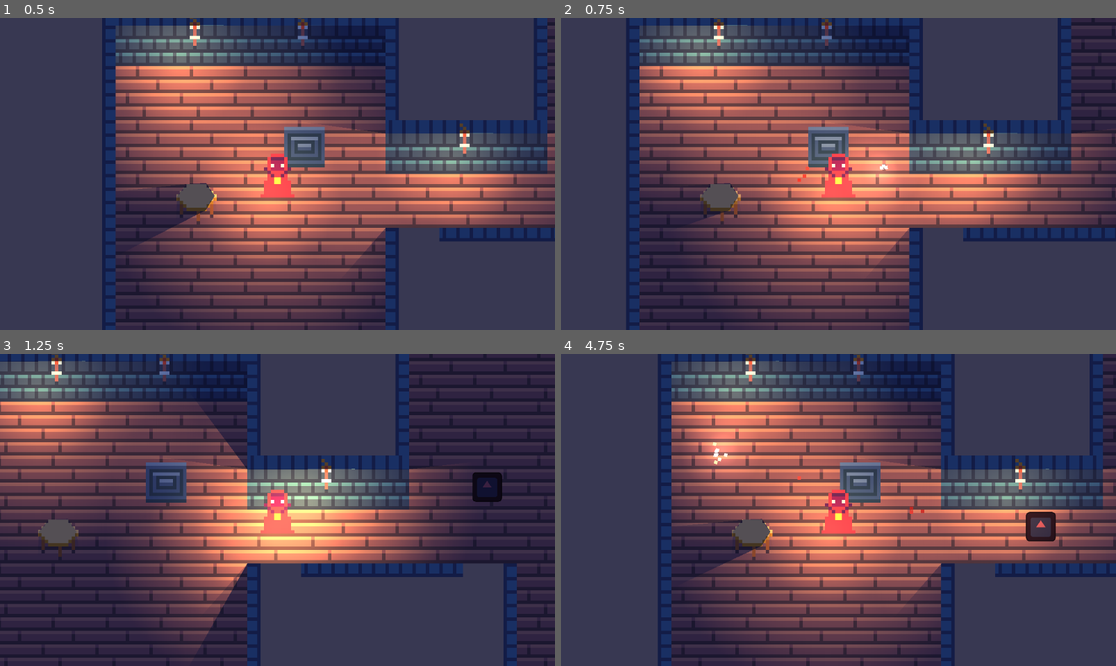
Above: before the commit, frames 1-4 (two rows, left to right).
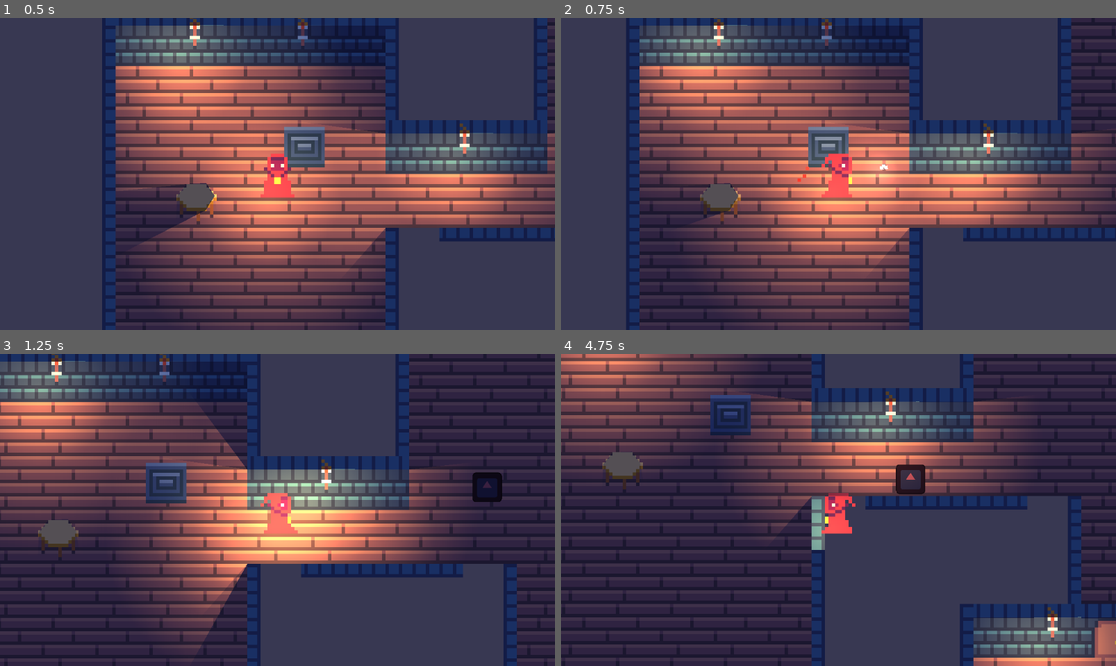
Above: after the commit, the same moments.

Repository: taborlin99/WizardStuff
Game: Godot game, scene res://scenes/main/main.tscn
Two runs of this game, one before a commit and one after it. Both use one fixed random seed, a clock stepped at 60 frames per second and the inputs below. The engine's default icon, where the game draws it, is replaced by a stand-in: a white triangle on a blue panel in a dark square.
Inputs (mouse positions are in pixels of both pictures, inside the frame that each line leads up to):
- Up to frame 1 (0.5 s): no input
- Up to frame 2 (0.75 s): tap Enter at 0.5 s; move the mouse to (960, 158) at 0.52 s; hold D (move_right) from 0.53 s (still down); click (960, 158) at 0.6 s
- Up to frame 3 (1.25 s): keep holding D (move_right)
- Up to frame 4 (4.75 s): move the mouse to (727, 525) at 1.27 s; release D (move_right) at 1.28 s; hold S (move_down) 1.28-2.03 s; click (727, 525) at 1.35 s; move the mouse to (894, 441) at 2.02 s; hold D (move_right) 2.03-2.78 s; click (894, 441) at 2.1 s; move the mouse to (810, 572) at 2.77 s; hold W (move_up) 2.78-3.53 s; click (810, 572) at 2.85 s; move the mouse to (1005, 556) at 3.52 s; hold A (move_left) from 3.53 s (still down); click (1005, 556) at 3.6 s; move the mouse to (672, 463) at 4.27 s; click (672, 463) at 4.35 s

Frame 1 is identical in both runs. In frame 2, 0.3% of the frame differs, in the area x 46-54%, y 43-58%; in frame 3, 5.1%; in frame 4, 70%, in the area x 0-100%, y 0-100%.

Commit message:
animation tweaked(state machine is RIP)

Diff:
--- a/scenes/main/main.tscn
+++ b/scenes/main/main.tscn
@@ -158,19 +158,19 @@
 0:2/0/occlusion_layer_0/polygon = SubResource("OccluderPolygon2D_a4dko")
 0:2/0/physics_layer_0/linear_velocity = Vector2(0, 0)
 0:2/0/physics_layer_0/angular_velocity = 0.0
-0:2/0/physics_layer_0/polygon_0/points = PackedVector2Array(-8, -8, 8, -8, 8, 8, -8, 8)
+0:2/0/physics_layer_0/polygon_0/points = PackedVector2Array(-8, -8, 8, -8, 8, 0, -8, 0)
 0:2/0/navigation_layer_0/polygon = SubResource("NavigationPolygon_4xgnf")
 1:2/0 = 0
 1:2/0/occlusion_layer_0/polygon = SubResource("OccluderPolygon2D_80x68")
 1:2/0/physics_layer_0/linear_velocity = Vector2(0, 0)
 1:2/0/physics_layer_0/angular_velocity = 0.0
-1:2/0/physics_layer_0/polygon_0/points = PackedVector2Array(-8, -8, 8, -8, 8, 8, -8, 8)
+1:2/0/physics_layer_0/polygon_0/points = PackedVector2Array(-8, -8, 8, -8, 8, 0, -8, 0)
 1:2/0/navigation_layer_0/polygon = SubResource("NavigationPolygon_f0tnw")
 2:2/0 = 0
 2:2/0/occlusion_layer_0/polygon = SubResource("OccluderPolygon2D_q34ac")
 2:2/0/physics_layer_0/linear_velocity = Vector2(0, 0)
 2:2/0/physics_layer_0/angular_velocity = 0.0
-2:2/0/physics_layer_0/polygon_0/points = PackedVector2Array(-8, 8, -8, -8, 8, -8, 8, 8)
+2:2/0/physics_layer_0/polygon_0/points = PackedVector2Array(-8, -8, 8, -8, 8, 0, -8, 0)
 2:2/0/navigation_layer_0/polygon = SubResource("NavigationPolygon_i67lj")
 3:2/0 = 0
 3:2/0/occlusion_layer_0/polygon = SubResource("OccluderPolygon2D_qqjqa")
@@ -181,25 +181,25 @@
 0:3/0/occlusion_layer_0/polygon = SubResource("OccluderPolygon2D_63yby")
 0:3/0/physics_layer_0/linear_velocity = Vector2(0, 0)
 0:3/0/physics_layer_0/angular_velocity = 0.0
-0:3/0/physics_layer_0/polygon_0/points = PackedVector2Array(-8, 8, -8, -8, 8, -8, 8, 8)
+0:3/0/physics_layer_0/polygon_0/points = PackedVector2Array(4, -8, 8, -8, 8, 8, 4, 8)
 0:3/0/navigation_layer_0/polygon = SubResource("NavigationPolygon_qis3l")
 1:3/0 = 0
 1:3/0/occlusion_layer_0/polygon = SubResource("OccluderPolygon2D_4bp5l")
 1:3/0/physics_layer_0/linear_velocity = Vector2(0, 0)
 1:3/0/physics_layer_0/angular_velocity = 0.0
-1:3/0/physics_layer_0/polygon_0/points = PackedVector2Array(-8, -8, 8, -8, 8, 8, -8, 8)
+1:3/0/physics_layer_0/polygon_0/points = PackedVector2Array(-8, -8, -4, -8, -4, 8, -8, 8)
 1:3/0/navigation_layer_0/polygon = SubResource("NavigationPolygon_u0kd1")
 2:3/0 = 0
 2:3/0/occlusion_layer_0/polygon = SubResource("OccluderPolygon2D_1t365")
 2:3/0/physics_layer_0/linear_velocity = Vector2(0, 0)
 2:3/0/physics_layer_0/angular_velocity = 0.0
-2:3/0/physics_layer_0/polygon_0/points = PackedVector2Array(-8, -8, 8, -8, 8, 8, -8, 8)
+2:3/0/physics_layer_0/polygon_0/points = PackedVector2Array(-8, -8, 8, -8, 8, 0, -8, 0)
 2:3/0/navigation_layer_0/polygon = SubResource("NavigationPolygon_q607f")
 3:3/0 = 0
 3:3/0/occlusion_layer_0/polygon = SubResource("OccluderPolygon2D_ucdjm")
 3:3/0/physics_layer_0/linear_velocity = Vector2(0, 0)
 3:3/0/physics_layer_0/angular_velocity = 0.0
-3:3/0/physics_layer_0/polygon_0/points = PackedVector2Array(-8, -8, 8, -8, 8, 8, -8, 8)
+3:3/0/physics_layer_0/polygon_0/points = PackedVector2Array(-8, -8, 8, -8, 8, -4, -8, -4)
 3:3/0/navigation_layer_0/polygon = SubResource("NavigationPolygon_30c47")
 
 [sub_resource type="TileSet" id="TileSet_71t6b"]
--- a/scenes/player/StateMachine.gd
+++ b/scenes/player/StateMachine.gd
@@ -4,6 +4,8 @@
 
 var current_state : State
 var states : Dictionary = {}
+
+#This is probably never going to be used, but if I was smarter I would figure this out
 
 func _ready():
 	for child in get_children():
--- a/scenes/player/player.gd
+++ b/scenes/player/player.gd
@@ -15,6 +15,7 @@
 func _process(delta):
 	cast_spell_chain()
 	player_movement()
+	shitty_animation_player()
 
 func get_spell_array():
 	var spell_array = ["bolt"]
@@ -28,8 +29,12 @@
 		spell.rotation = get_angle_to(get_global_mouse_position())
 		spell.init()
 
-enum state
-{
-	STATE_IDLE,
-	STATE_WALKING
-	}
+func shitty_animation_player():
+	if Input.is_action_pressed("move_down"):
+		animated_sprite.play("walk_down")
+	if Input.is_action_pressed("move_up"):
+		animated_sprite.play("walk_up")
+	if  Input.is_action_pressed("move_right"):
+		animated_sprite.play("walk_right")
+	if Input.is_action_pressed("move_left"):
+		animated_sprite.play("walk_left")
--- a/scenes/player/player.tscn
+++ b/scenes/player/player.tscn
@@ -337,6 +337,14 @@
 "speed": 5.0
 }]
 
+[sub_resource type="Animation" id="Animation_teqa3"]
+resource_name = "walk_up"
+
+[sub_resource type="AnimationLibrary" id="AnimationLibrary_mdncs"]
+_data = {
+"walk_up": SubResource("Animation_teqa3")
+}
+
 [node name="player" type="CharacterBody2D"]
 collision_layer = 8
 collision_mask = 3
@@ -363,3 +371,6 @@
 script = ExtResource("6_xgef0")
 
 [node name="AnimationPlayer" type="AnimationPlayer" parent="."]
+libraries = {
+"": SubResource("AnimationLibrary_mdncs")
+}
Not shown: 1 places in scenes/player/player.tscn that only renumber resources
